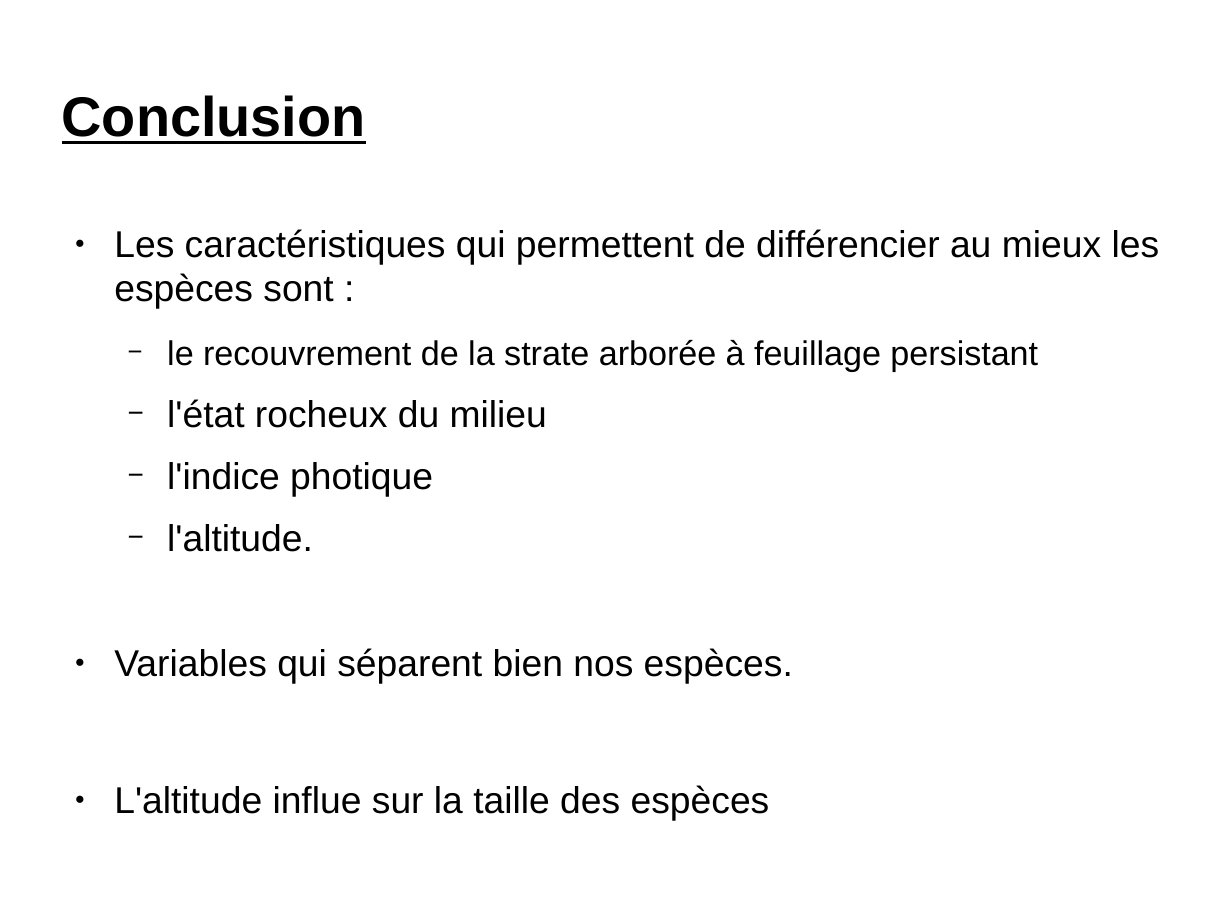
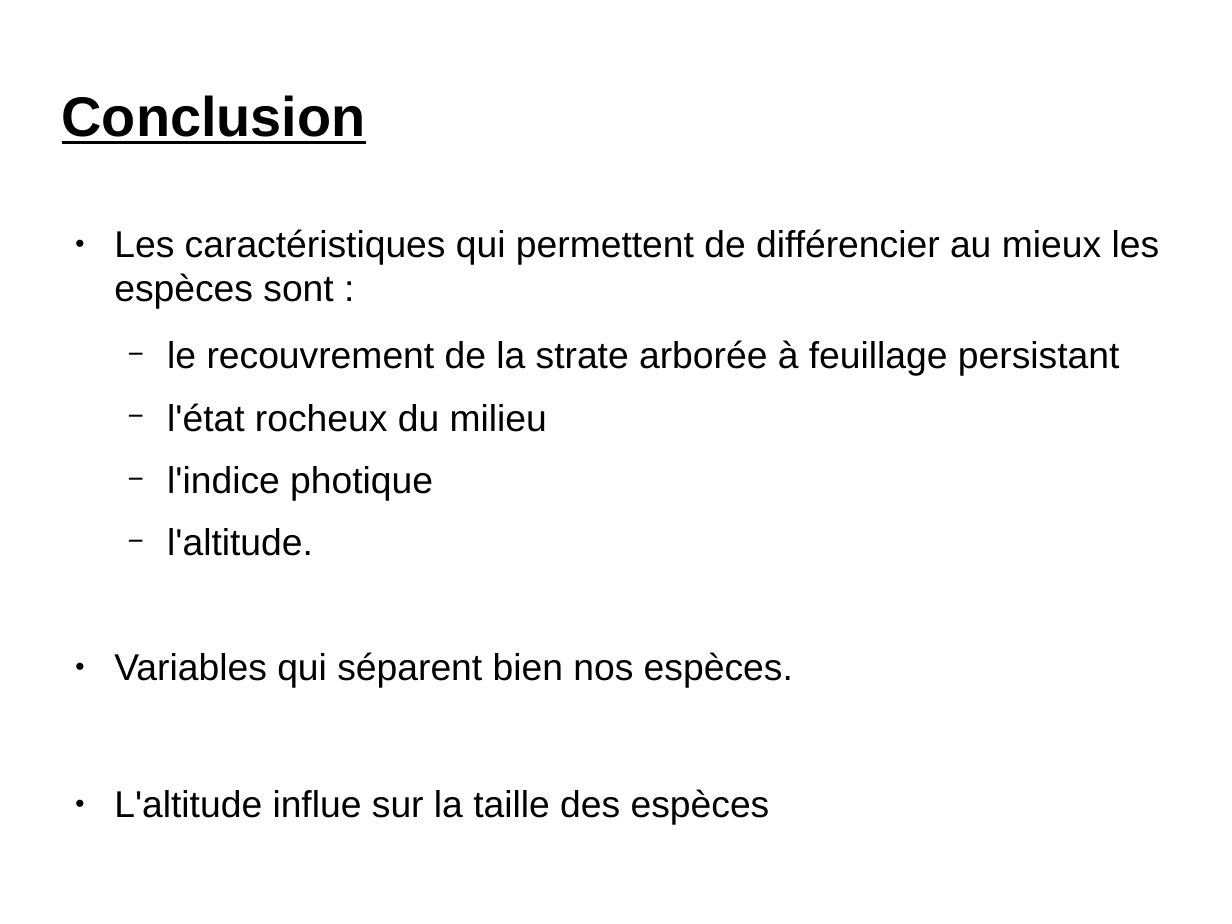
Before and after one commit to MaxChaza/MABS, a slide deck: slide 11 of Analyse_Multivariée/projetAM/Powerpoint_ADM.odp. Drawn at 1232x924 pixels with LibreOffice and Linux fonts; fonts in the diff are those of the drawing; background and template pictures are left out. Boxes give left, top, right and bottom in pixels: in the first picture for what was removed or moved away, otherwise in the second. Text is boxed around its words. In the diff, an @@ line names an element or a change of style, - is before the commit and + after.

```diff
--- a/Analyse_Multivariée/projetAM/Powerpoint_ADM.odp
+++ b/Analyse_Multivariée/projetAM/Powerpoint_ADM.odp
@@ text at (x1=167, y1=340, x2=1119, y2=376): size 22 to 24 pt in "le recouvrement de la strate arborée à ..." @@
```
Also in this commit, not shown: 6 other slides changed, 18 other files.
